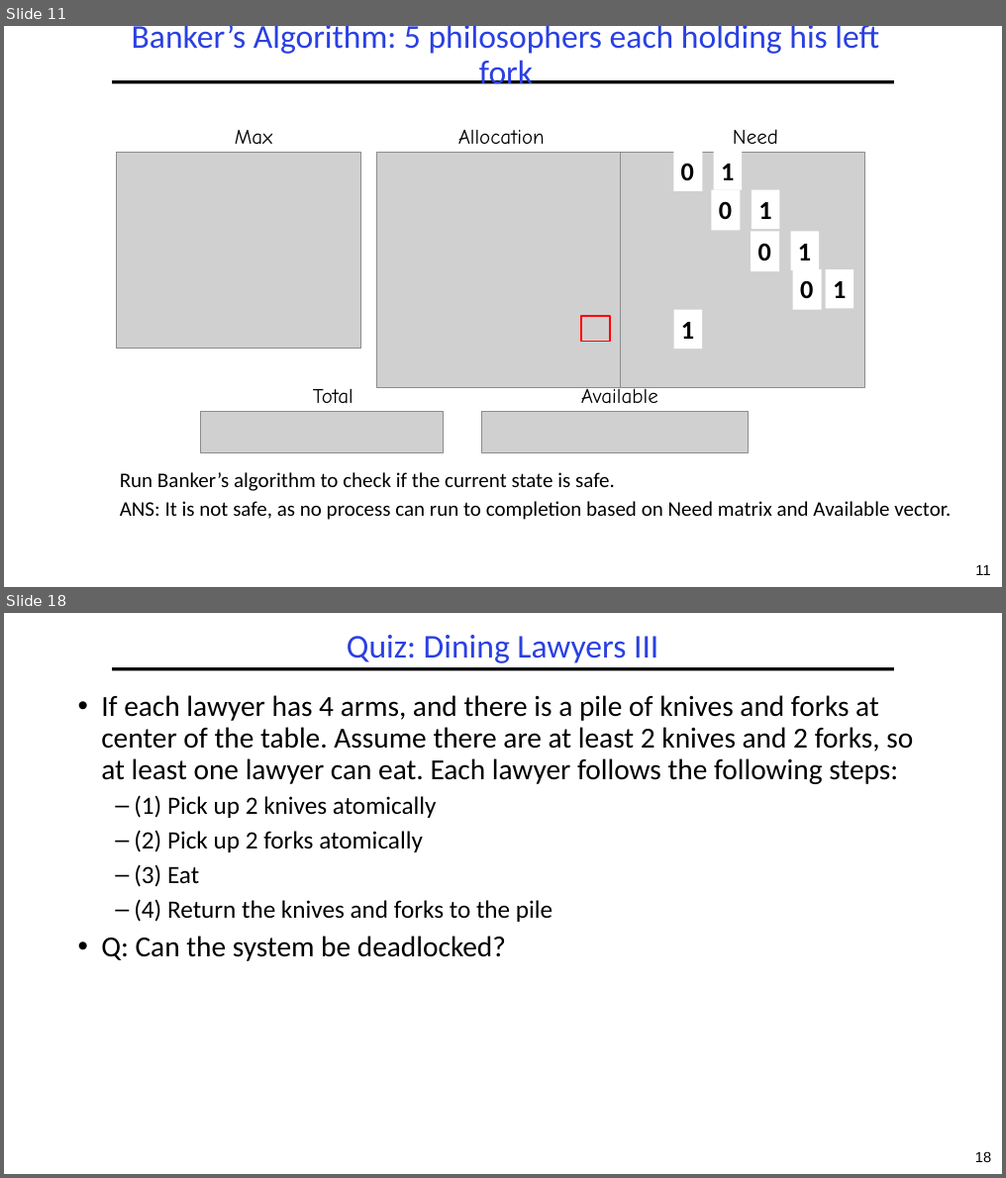
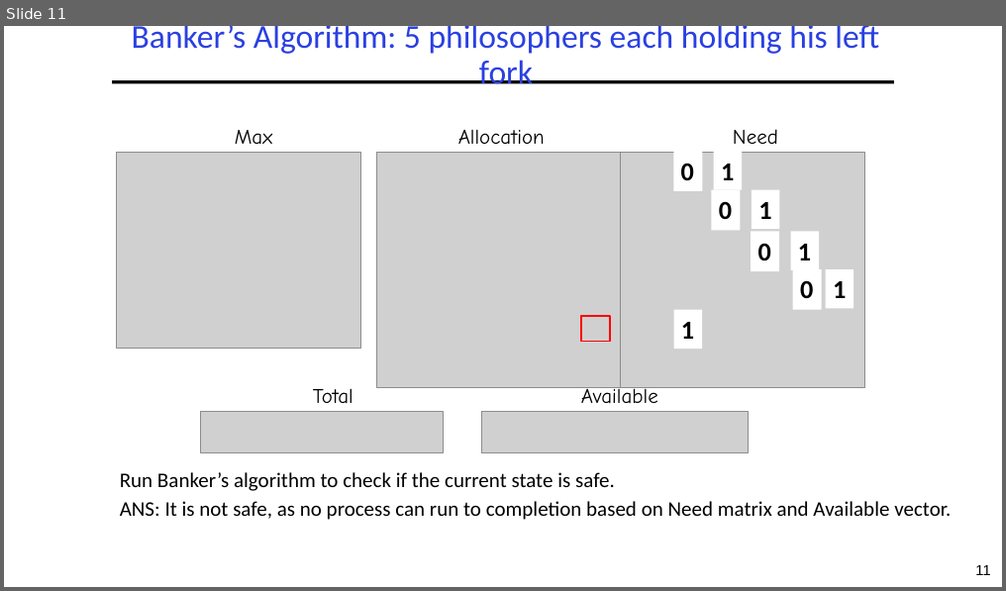
Before and after one commit to guhofstra/CSC256Fa25, a slide deck: PPTs/L4-Exercises ANS.pptx. Shown one above the other, each under a label of ours: slides 11 and 18 before the commit, slide 11 after it; the slides between them are not shown. The pictures are 1006x1178 and 1006x591 pixels, drawn with LibreOffice and Linux fonts; fonts in the diff are those of the drawing; grey boxes stand for pictures. Boxes give left, top, right and bottom in pixels: in the first picture for what was removed or moved away, otherwise in the second. Text is boxed around its words. In the diff, an @@ line names an element or a change of style, - is before the commit and + after.

```diff
--- a/PPTs/L4-Exercises ANS.pptx
+++ b/PPTs/L4-Exercises ANS.pptx
@@ slide 18 removed at <box>4,613,1002,1174</box>, background #FFFFFF; not listed: 2 template elements that a slide beside it also shows @@
@@ title removed at <box>347,635,658,663</box> @@
-Quiz: Dining Lawyers III
@@ text removed at <box>101,695,913,961</box> @@
-• If each lawyer has 4 arms, and there is a pile of knives and forks at center of the table. Assume there are at least 2 knives and 2 forks, so at least one lawyer can eat. Each lawyer follows the following steps:
-  – (1) Pick up 2 knives atomically
-  – (2) Pick up 2 forks atomically
-  – (3) Eat
-  – (4) Return the knives and forks to the pile
-• Q: Can the system be deadlocked?
```
Also in this commit, not shown: 1 slide changed, 9 other slides removed, 5 other files.
